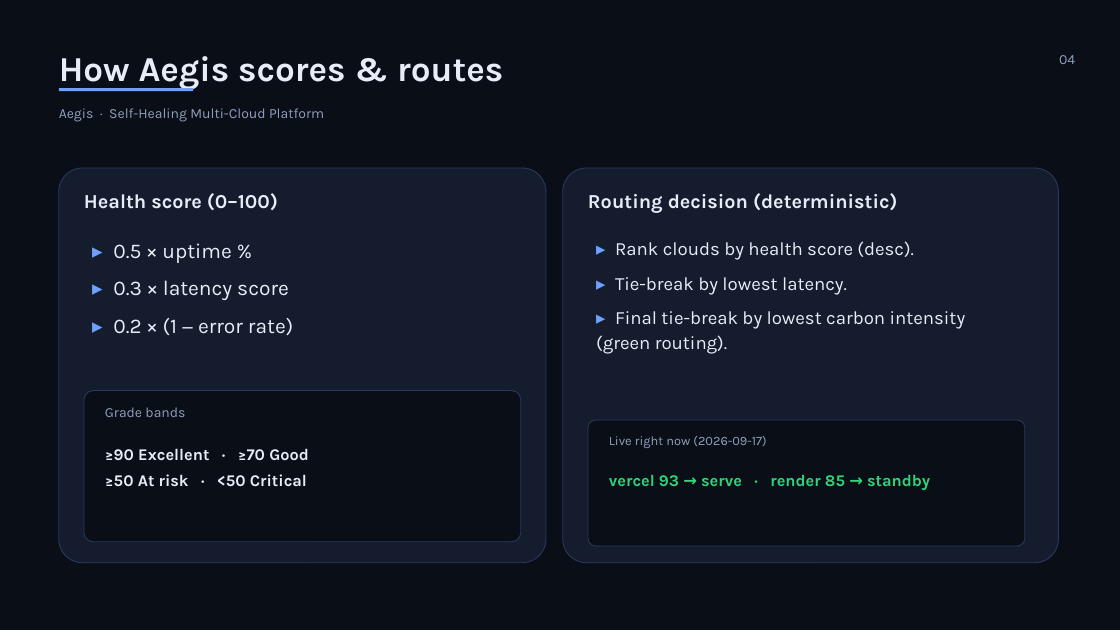
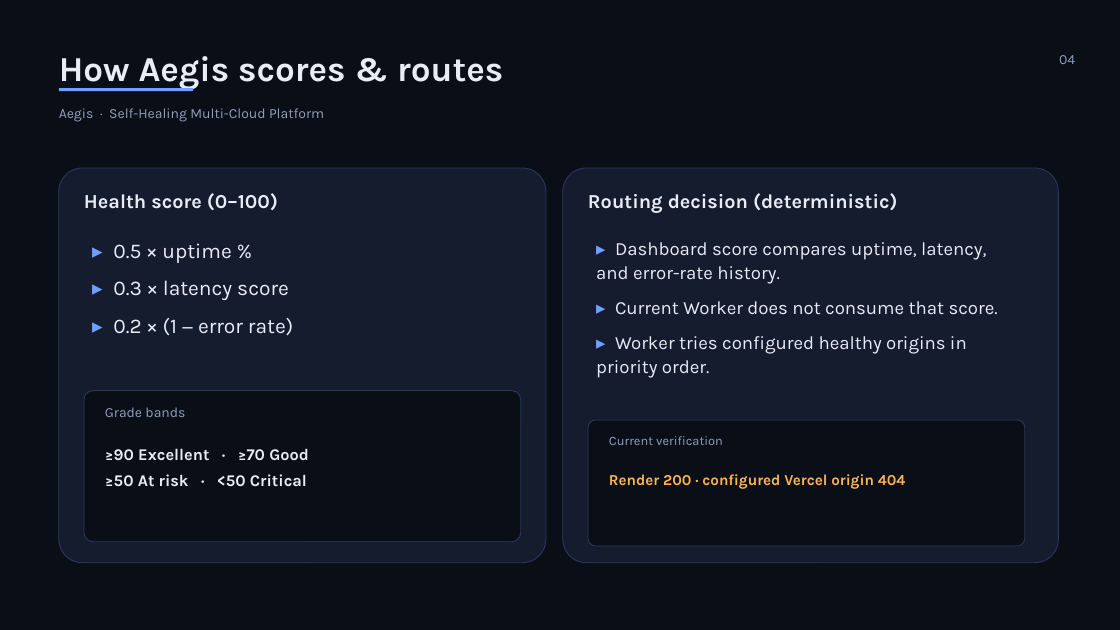
Before and after one commit to Manav32478/aegis-platform-, a slide deck: slide 4 of docs/EVAL2_PRESENTATION.pptx. Drawn at 1120x630 pixels with LibreOffice and Linux fonts; fonts in the diff are those of the drawing. Boxes give left, top, right and bottom in pixels: in the first picture for what was removed or moved away, otherwise in the second. Text is boxed around its words. In the diff, an @@ line names an element or a change of style, - is before the commit and + after.

Commit message:
Update Aegis Vercel diagnostics and app origin

```diff
--- a/docs/EVAL2_PRESENTATION.pptx
+++ b/docs/EVAL2_PRESENTATION.pptx
@@ text at (596,242,998,378): text changed @@
-▸ Rank clouds by health score (desc).
-▸ Tie-break by lowest latency.
-▸ Final tie-break by lowest carbon intensity (green routing).
+▸ Dashboard score compares uptime, latency, and error-rate history.
+▸ Current Worker does not consume that score.
+▸ Worker tries configured healthy origins in priority order.
@@ text at (609,436,906,489): text changed; size 14 to 13 pt; text colour #2FD57A to #FFB454 @@
-Live right now (2026-09-17)
-vercel 93 → serve · render 85 → standby
+Current verification
+Render 200 · configured Vercel origin 404
```
Also in this commit, not shown: 9 other slides changed, 30 other files.
